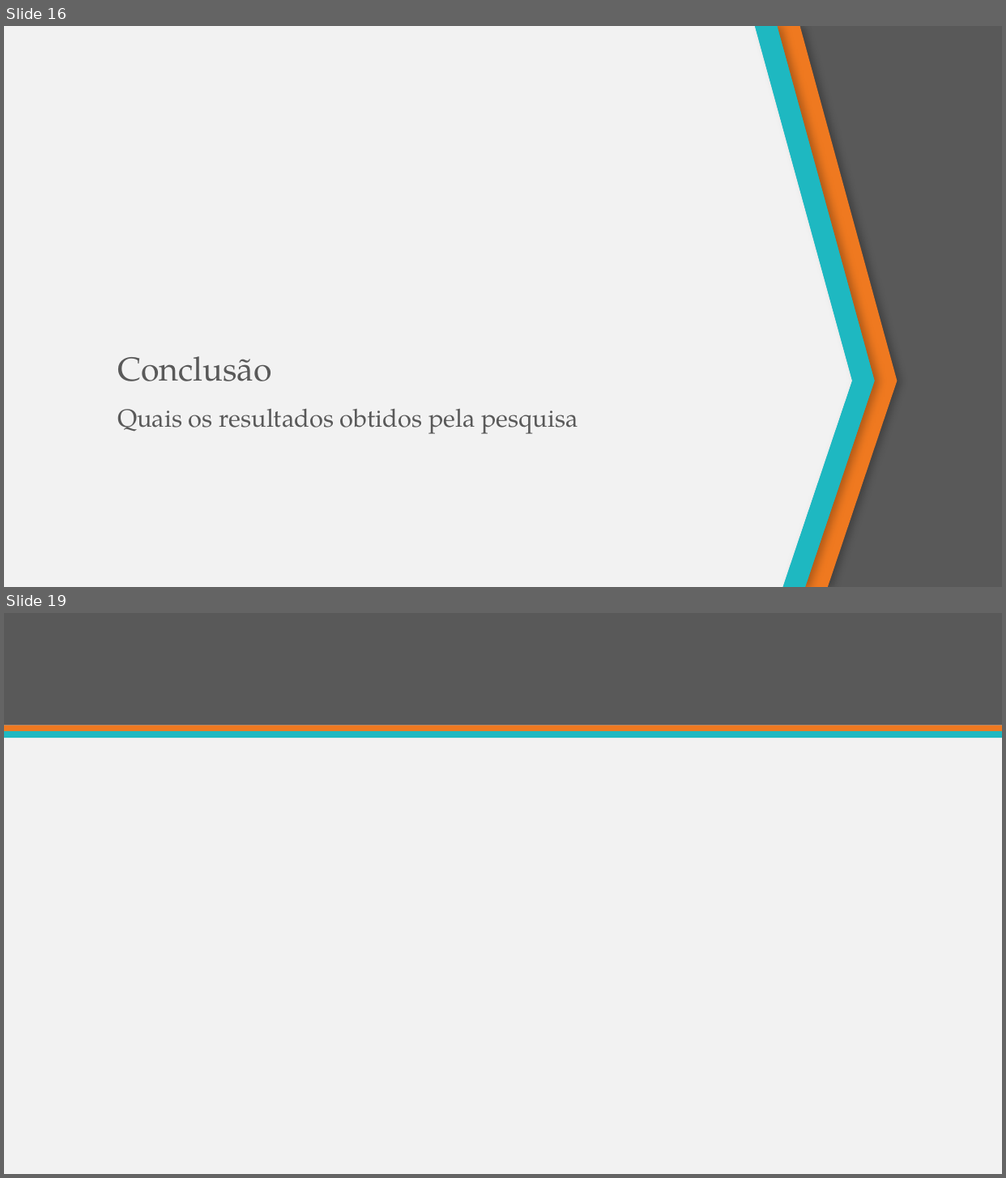
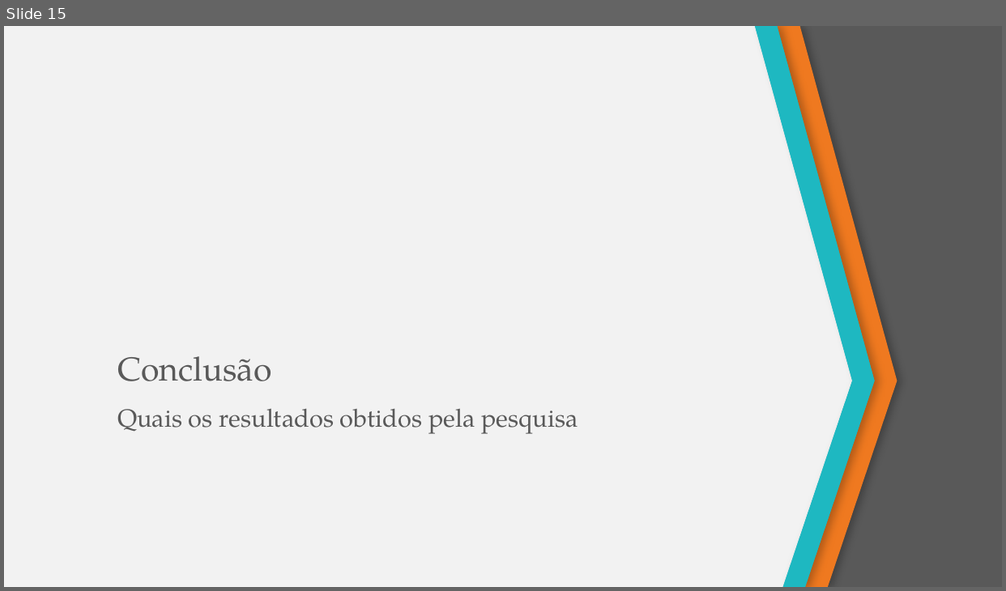
Before and after one commit to melize/Simulacao-Estacionamento-UNIVALI, a slide deck: Analise de Aplicacao para controle da superlotacao de.pptx. Shown one above the other, each under a label of ours: slides 16 and 19 before the commit, slide 15 after it; the slides between them are not shown. The pictures are 1006x1178 and 1006x591 pixels, drawn with LibreOffice and Linux fonts; fonts in the diff are those of the drawing. Boxes give left, top, right and bottom in pixels: in the first picture for what was removed or moved away, otherwise in the second. Text is boxed around its words. In the diff, an @@ line names an element or a change of style, - is before the commit and + after.

```diff
--- a/Analise de Aplicacao para controle da superlotacao de.pptx
+++ b/Analise de Aplicacao para controle da superlotacao de.pptx
@@ slide 19 removed at (x1=4, y1=613, x2=1002, y2=1174), background #F2F2F2 @@
@@ rectangle removed at (x1=4, y1=613, x2=1002, y2=726) @@
@@ rectangle removed at (x1=4, y1=726, x2=1002, y2=732) @@
@@ rectangle removed at (x1=4, y1=731, x2=1002, y2=738) @@
@@ what was slide 16 is now slide 15 @@
```
Also in this commit, not shown: 4 slides added, 7 other slides removed, 1 other file.
